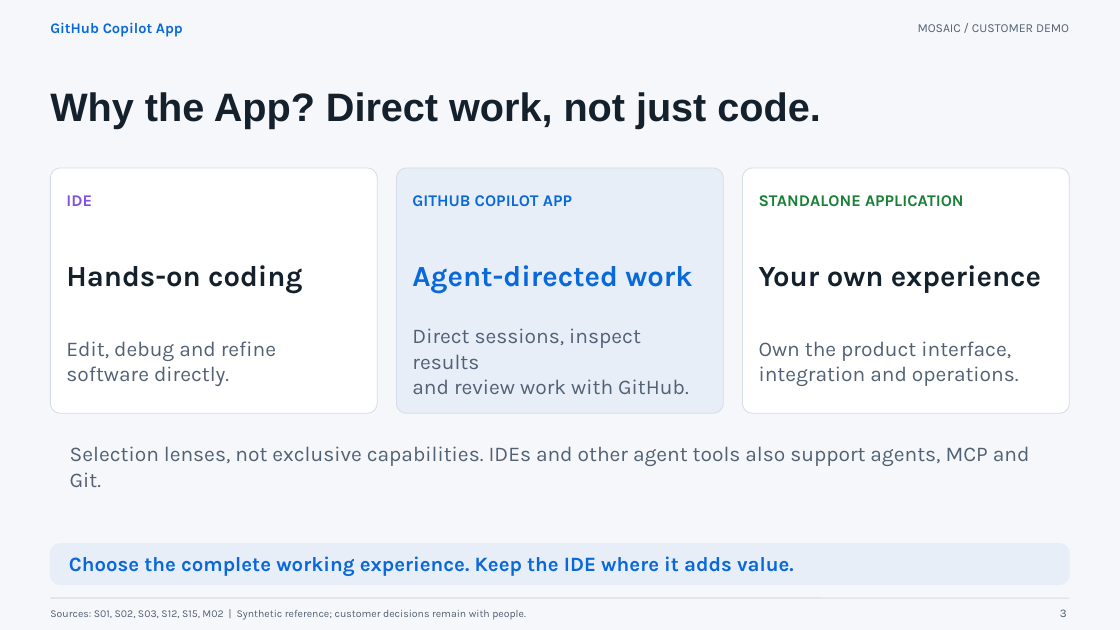
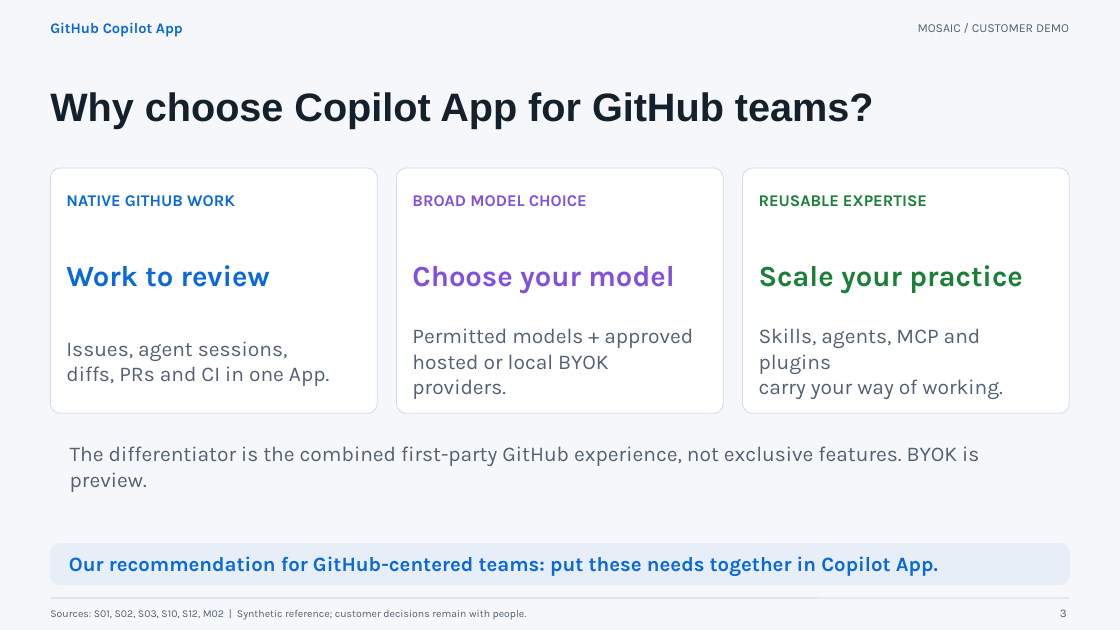
Before and after one commit to gregunger/ghca-mosaic-challenge-official, a slide deck: slide 3 of presentation/mosaic-copilot-app-demo-15min.pptx. Drawn at 1120x630 pixels with LibreOffice and Linux fonts; fonts in the diff are those of the drawing. Boxes give left, top, right and bottom in pixels: in the first picture for what was removed or moved away, otherwise in the second. Text is boxed around its words. In the diff, an @@ line names an element or a change of style, - is before the commit and + after.

```diff
--- a/presentation/mosaic-copilot-app-demo-15min.pptx
+++ b/presentation/mosaic-copilot-app-demo-15min.pptx
@@ text at <box>50,92,874,129</box>: text changed @@
-Why the App? Direct work, not just code.
+Why choose Copilot App for GitHub teams?
@@ rounded rectangle at <box>397,168,723,413</box>: fill #E7EEF8 to #FFFFFF @@
@@ text at <box>66,195,235,207</box>: text changed; text colour #8250DF to #0969DA @@
-IDE
+NATIVE GITHUB WORK
@@ text at <box>412,195,587,206</box>: text changed; text colour #0969DA to #8250DF @@
-GITHUB COPILOT APP
+BROAD MODEL CHOICE
@@ text at <box>759,195,927,207</box>: text changed @@
-STANDALONE APPLICATION
+REUSABLE EXPERTISE
@@ text at <box>66,265,270,287</box>: text changed; text colour #14202B to #0969DA @@
-Hands-on coding
+Work to review
@@ text at <box>412,266,674,294</box>: text changed; text colour #0969DA to #8250DF @@
-Agent-directed work
+Choose your model
@@ text at <box>759,265,1023,294</box>: text changed; text colour #14202B to #1A7F37 @@
-Your own experience
+Scale your practice
@@ text at <box>412,328,693,399</box>: text changed @@
-Direct sessions, inspect results
-and review work with GitHub.
+Permitted models + approved
+hosted or local BYOK providers.
@@ text at <box>759,328,1003,399</box>: text changed @@
-Own the product interface,
-integration and operations.
+Skills, agents, MCP and plugins
+carry your way of working.
@@ text at <box>66,341,329,386</box>: text changed @@
-Edit, debug and refine
-software directly.
+Issues, agent sessions,
+diffs, PRs and CI in one App.
@@ text at <box>70,446,979,492</box>: text changed @@
-Selection lenses, not exclusive capabilities. IDEs and other agent tools also support agents, MCP and Git.
+The differentiator is the combined first-party GitHub experience, not exclusive features. BYOK is preview.
@@ text at <box>69,556,938,576</box>: text changed @@
-Choose the complete working experience. Keep the IDE where it adds value.
+Our recommendation for GitHub-centered teams: put these needs together in Copilot App.
@@ text at <box>50,610,527,620</box>: text changed @@
-Sources: S01, S02, S03, S12, S15, M02 | Synthetic reference; customer decisions remain with people.
+Sources: S01, S02, S03, S10, S12, M02 | Synthetic reference; customer decisions remain with people.
```
Also in this commit, not shown: 7 other slides changed, 4 other files.
